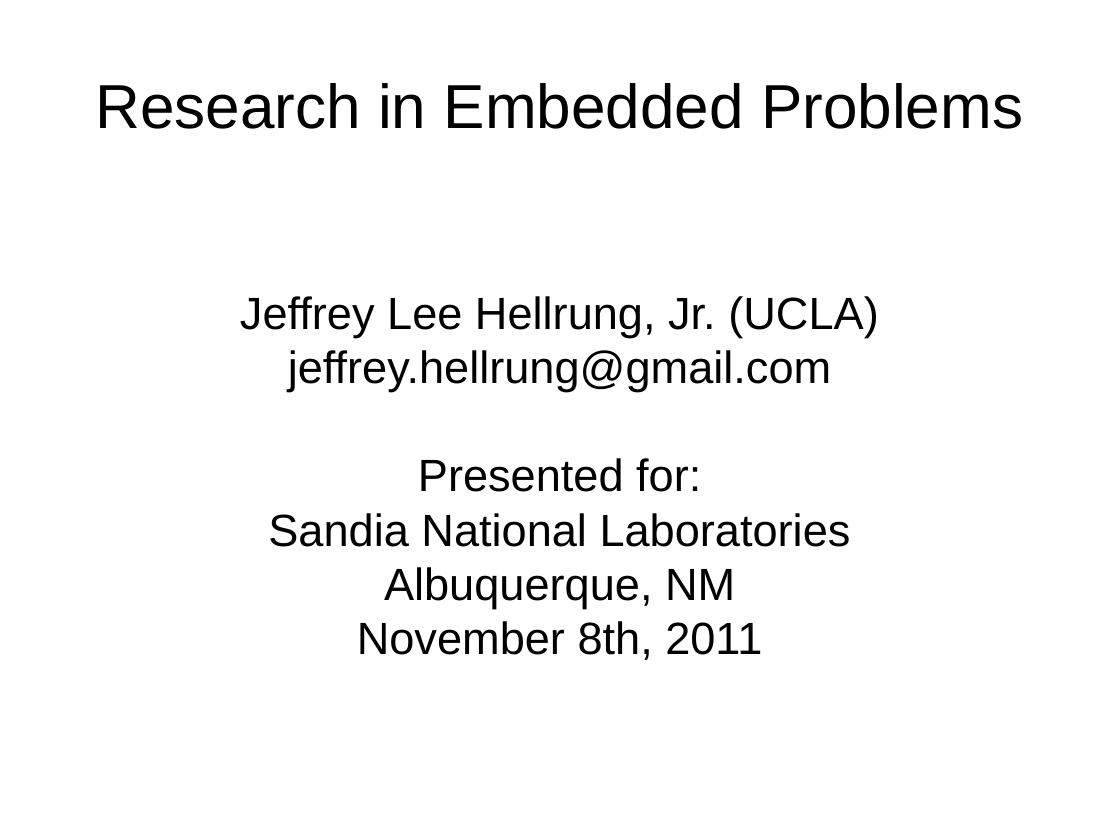
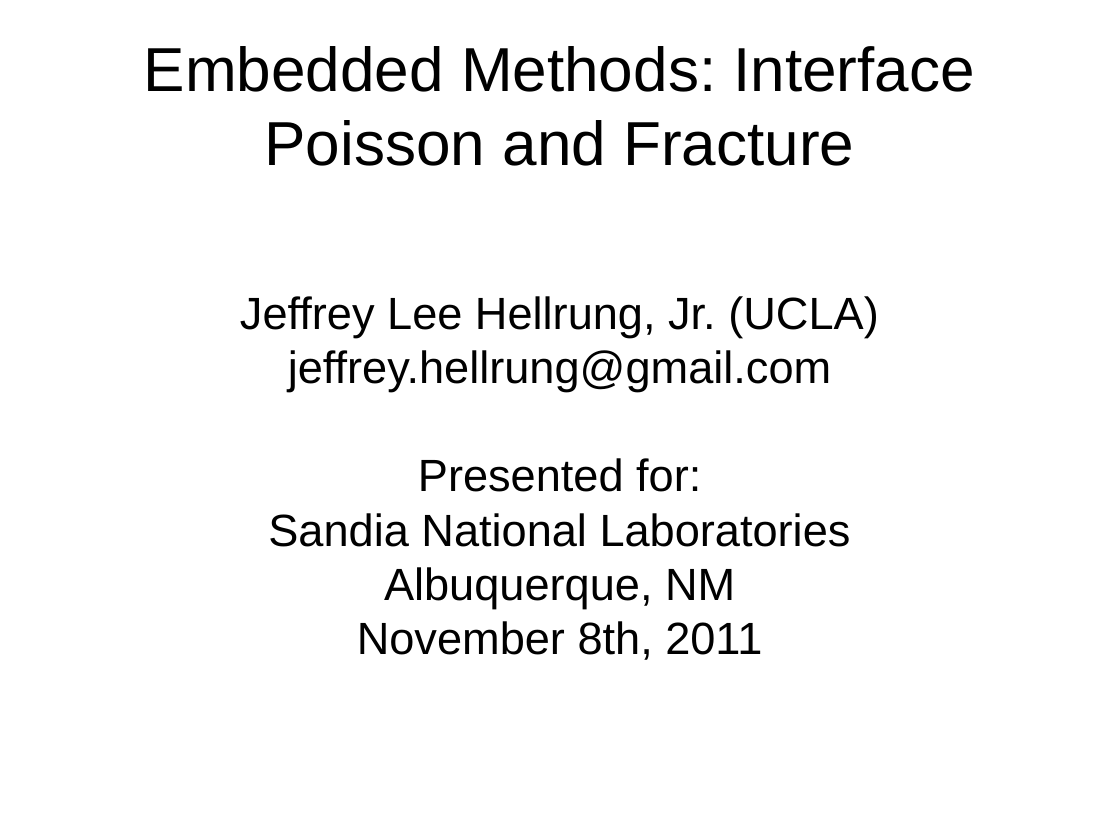
Before and after one commit to jhellrung/documents, a slide deck: slide 1 of presentations/sandia.2011.11.08/slides.odp. Drawn at 1120x840 pixels with LibreOffice and Linux fonts; fonts in the diff are those of the drawing. Boxes give left, top, right and bottom in pixels: in the first picture for what was removed or moved away, otherwise in the second. Text is boxed around its words. In the diff, an @@ line names an element or a change of style, - is before the commit and + after.

Commit message:
up to 10 slides

```diff
--- a/presentations/sandia.2011.11.08/slides.odp
+++ b/presentations/sandia.2011.11.08/slides.odp
@@ title at (144,46,974,166): text changed @@
-Research in Embedded Problems
+Embedded Methods: Interface Poisson and Fracture
```
Also in this commit, not shown: 2 slides added.
